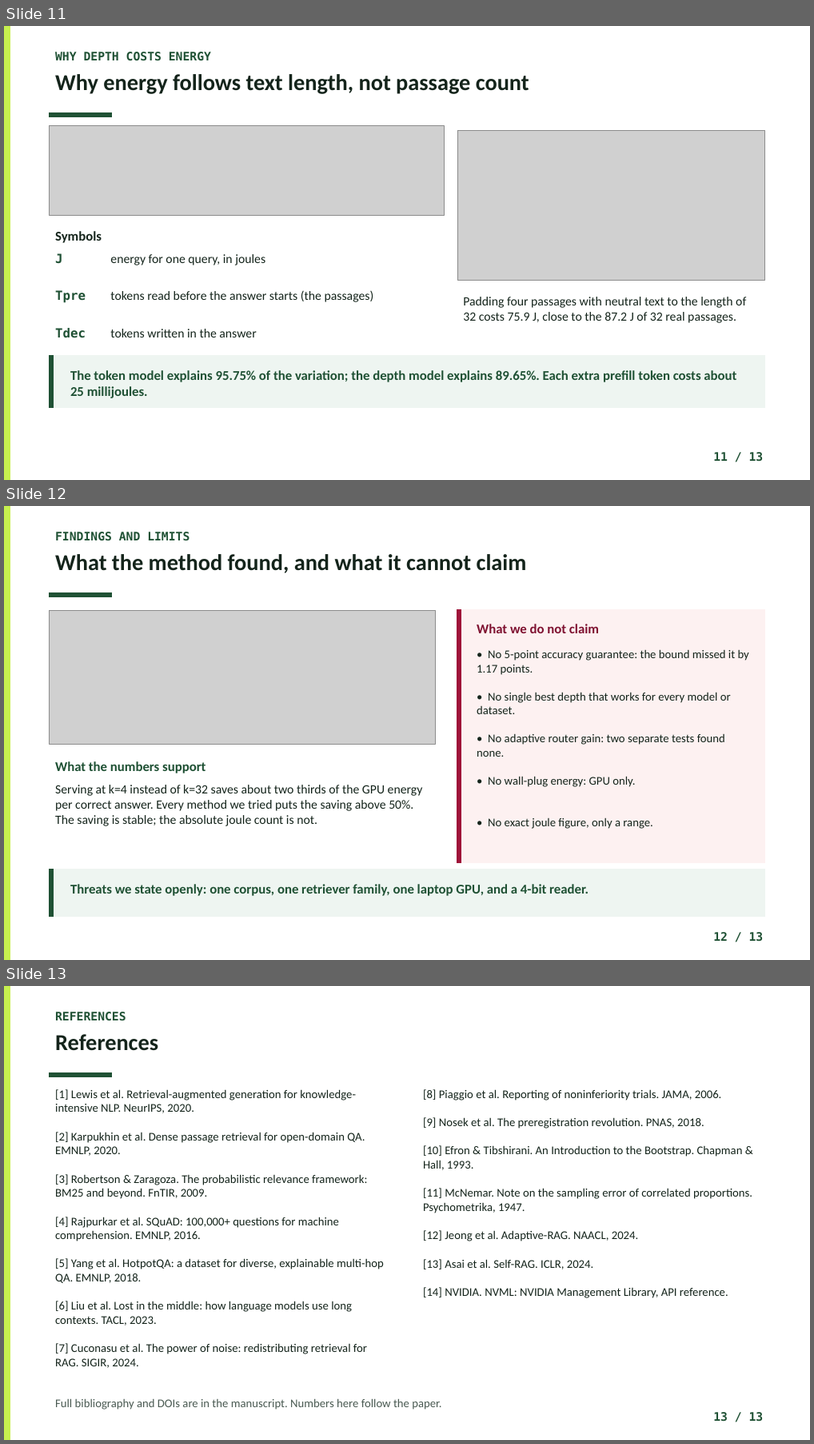
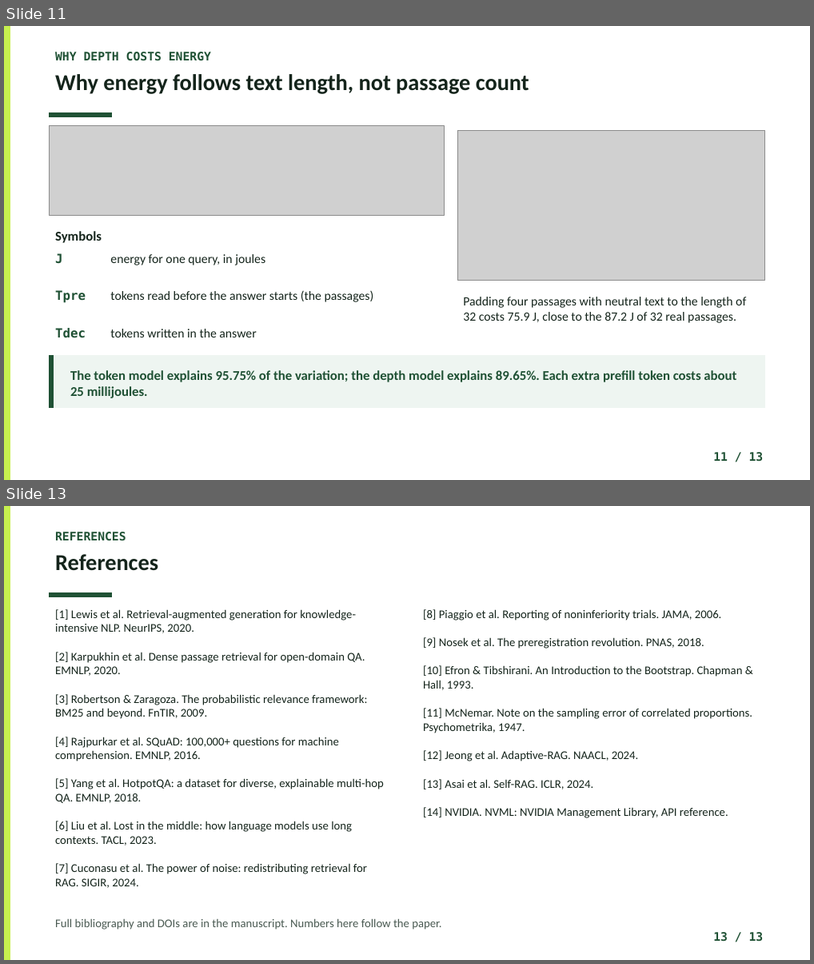
Before and after one commit to Atik203/energy-optimal-rag, a slide deck: Slides/Energy_Methodology_Presentation.pptx. Shown one above the other, each under a label of ours: slides 11, 12 and 13 before the commit, slides 11 and 13 after it; the slides between them are not shown. The pictures are 814x1444 and 814x964 pixels, drawn with LibreOffice and Linux fonts; fonts in the diff are those of the drawing; grey boxes stand for pictures. Boxes give left, top, right and bottom in pixels: in the first picture for what was removed or moved away, otherwise in the second. Text is boxed around its words. In the diff, an @@ line names an element or a change of style, - is before the commit and + after.

Commit message:
docs: two main slides per member, fix pipeline label, enlarge sweep figure
Deck: slide 3 pipeline label now sits inside its box; slide 4 sweep figure enlarged to 520x338 with the three choices beside it; slide 12 rebuilt as the closing slide so the run is 1 title, 10 main slides (2 per member), 1 close, 1 references. Findings content folded into the close. Script re-mapped to match: Member 4 takes slides 8-9, Member 5 takes 10-11 and closes at 12. All five speakers 1.43-1.51 min, 735 words, 7.35 min.

```diff
--- a/Slides/Energy_Methodology_Presentation.pptx
+++ b/Slides/Energy_Methodology_Presentation.pptx
@@ slide 12 removed at (x1=4, y1=506, x2=810, y2=960), background #FFFFFF @@
@@ rectangle removed at (x1=4, y1=506, x2=810, y2=960) @@
@@ rectangle removed at (x1=4, y1=506, x2=10, y2=960) @@
@@ text removed at (x1=55, y1=532, x2=190, y2=541) @@
-FINDINGS AND LIMITS
@@ text removed at (x1=55, y1=554, x2=527, y2=573) @@
-What the method found, and what it cannot claim
@@ rectangle removed at (x1=50, y1=593, x2=112, y2=596) @@
@@ picture removed at (x1=50, y1=610, x2=436, y2=744) @@
@@ rectangle removed at (x1=458, y1=610, x2=765, y2=862) @@
@@ rectangle removed at (x1=458, y1=610, x2=462, y2=862) @@
@@ text removed at (x1=477, y1=624, x2=599, y2=633) @@
-What we do not claim
@@ text removed at (x1=477, y1=649, x2=750, y2=675) @@
-• No 5-point accuracy guarantee: the bound missed it by 1.17 points.
@@ text removed at (x1=477, y1=692, x2=731, y2=714) @@
-• No single best depth that works for every model or dataset.
@@ text removed at (x1=477, y1=733, x2=726, y2=756) @@
-• No adaptive router gain: two separate tests found none.
@@ text removed at (x1=55, y1=761, x2=206, y2=773) @@
-What the numbers support
@@ text removed at (x1=55, y1=784, x2=423, y2=826) @@
-Serving at k=4 instead of k=32 saves about two thirds of the GPU energy per correct answer. Every method we tried puts the saving above 50%. The saving is stable; the absolute joule count is not.
@@ text removed at (x1=488, y1=776, x2=635, y2=787) @@
-• No wall-plug energy: GPU only.
@@ text removed at (x1=488, y1=817, x2=653, y2=828) @@
-• No exact joule figure, only a range.
@@ rectangle removed at (x1=50, y1=869, x2=765, y2=916) @@
@@ rectangle removed at (x1=50, y1=869, x2=53, y2=916) @@
@@ text removed at (x1=70, y1=884, x2=589, y2=896) @@
-Threats we state openly: one corpus, one retriever family, one laptop GPU, and a 4-bit reader.
@@ text removed at (x1=714, y1=932, x2=764, y2=941) @@
-12 / 13
```
Also in this commit, not shown: 2 slides changed, 1 slide added, 13 other files.
